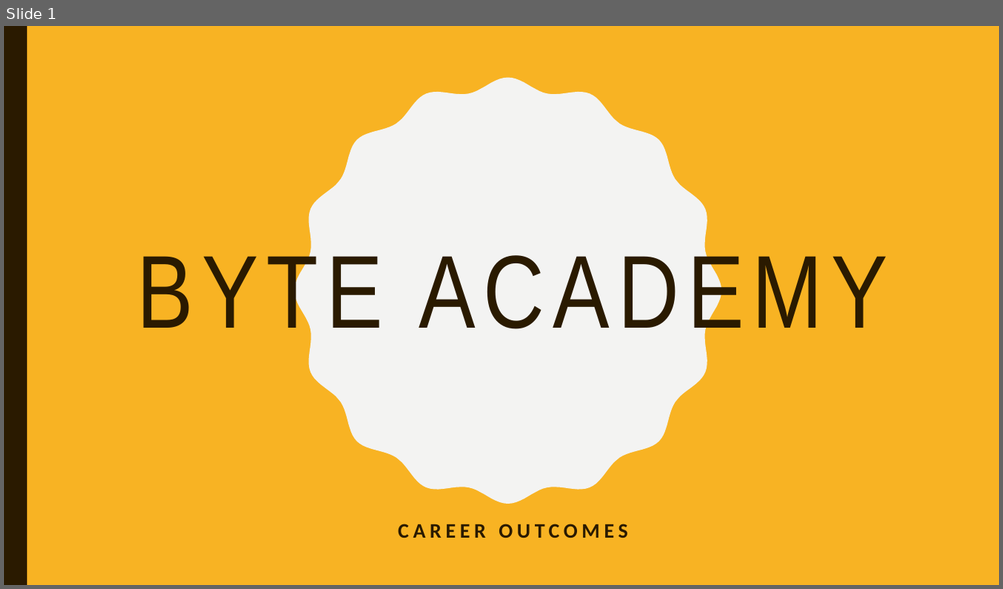
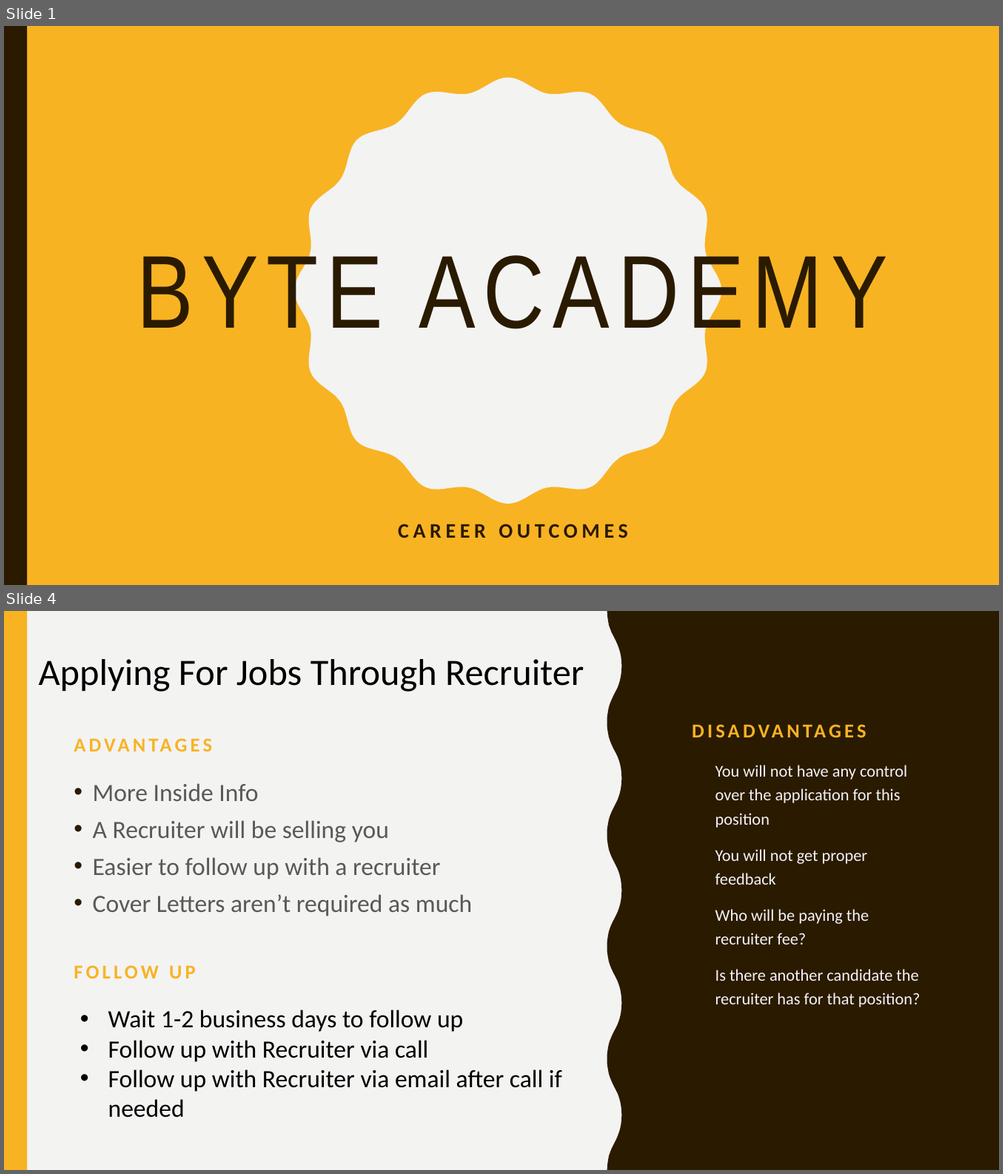
Before and after one commit to lakshmi-intechcode/jng_instr_folder, a slide deck: Job_Stuff/Jng_Job_Prezzie.pptx. Shown one above the other, each under a label of ours: slide 1 before the commit, slides 1 and 4 after it; the slides between them are not shown. The pictures are 1003x589 and 1003x1174 pixels, drawn with LibreOffice and Linux fonts; fonts in the diff are those of the drawing. Boxes give left, top, right and bottom in pixels: in the first picture for what was removed or moved away, otherwise in the second. Text is boxed around its words. In the diff, an @@ line names an element or a change of style, - is before the commit and + after.

```diff
--- a/Job_Stuff/Jng_Job_Prezzie.pptx
+++ b/Job_Stuff/Jng_Job_Prezzie.pptx
@@ slide 4 added at [4,611,999,1170], background #F3F3F2 @@
@@ rectangle added at [4,611,27,1170], fill #F8B323 @@
@@ freeform shape added at [607,611,999,1170], fill #2A1A00 @@
@@ title added at [685,648,936,746], 19 pt, text #F8B323, bold @@
+DISADVANTAGES
@@ text added at [39,659,583,692], 36 pt, text #000000 @@
+Applying For Jobs Through Recruiter
@@ text added at [67,724,318,760], 19 pt, text #F8B323, bold @@
+ADVANTAGES
@@ text added at [715,765,920,1008], 16 pt, text #F3F3F2 @@
+• You will not have any control over the application for this position
+• You will not get proper feedback
+• Who will be paying the recruiter fee?
+• Is there another candidate the recruiter has for that position?
@@ text added at [93,783,472,917], 24 pt, text #595959 @@
+• More Inside Info
+• A Recruiter will be selling you
+• Easier to follow up with a recruiter
+• Cover Letters aren’t required as much
@@ text added at [74,965,196,979], 19 pt, text #F8B323, bold @@
+FOLLOW UP
@@ text added at [108,1010,562,1118], 24 pt, text #000000 @@
+• Wait 1-2 business days to follow up
+• Follow up with Recruiter via call
+• Follow up with Recruiter via email after call if needed
```
Also in this commit, not shown: 1 slide changed, 2 other slides added, 1 other file.
